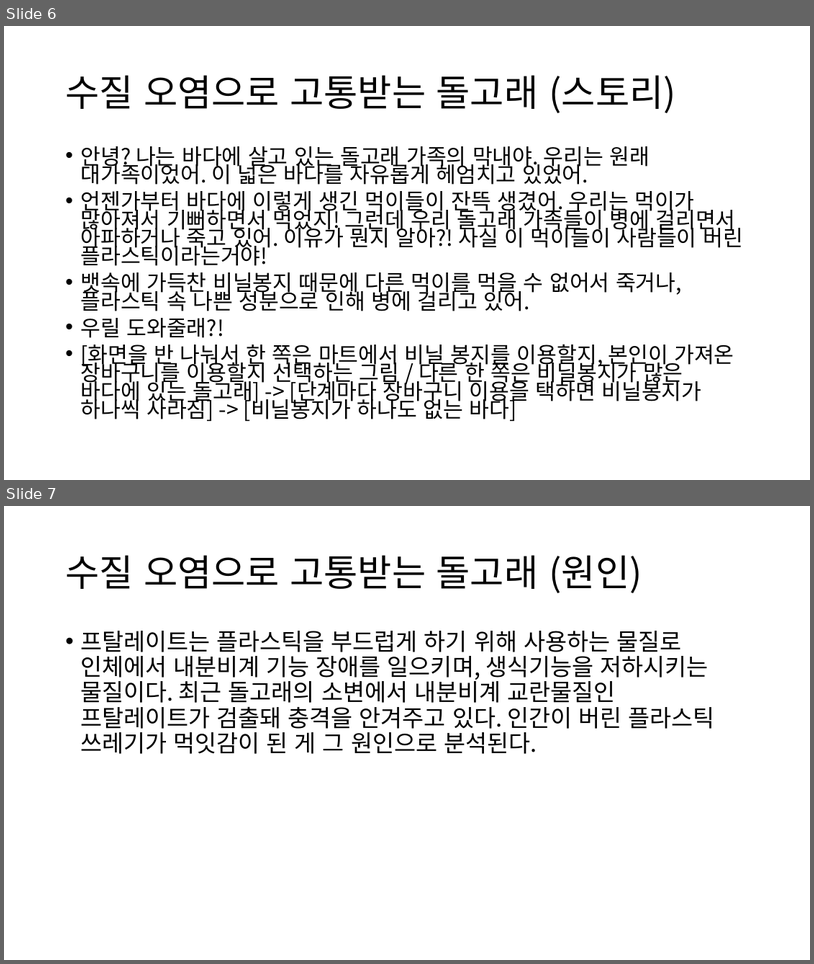
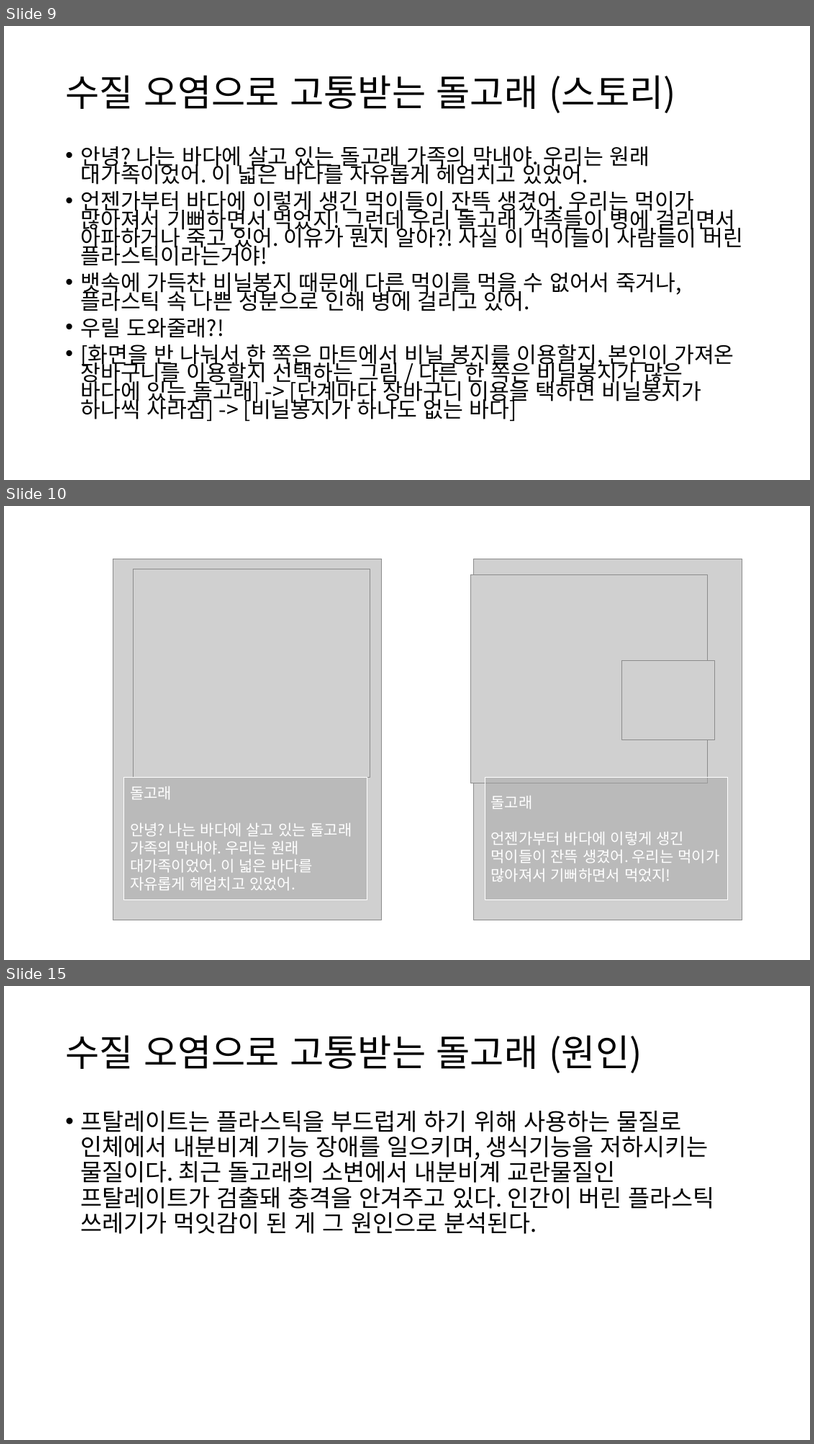
Before and after one commit to heo175/EcoCatProject, a slide deck: 동물 콘티2.pptx. Shown one above the other, each under a label of ours: slides 6 and 7 before the commit, slides 9, 10 and 15 after it; the slides between them are not shown. The pictures are 814x964 and 814x1444 pixels, drawn with LibreOffice and Linux fonts; fonts in the diff are those of the drawing; grey boxes stand for pictures. Boxes give left, top, right and bottom in pixels: in the first picture for what was removed or moved away, otherwise in the second. Text is boxed around its words. In the diff, an @@ line names an element or a change of style, - is before the commit and + after.

Commit message:
돌고래, 나무 콘티2 수정본

```diff
--- a/동물 콘티2.pptx
+++ b/동물 콘티2.pptx
@@ slide 10 added at (4,506,810,960), background #FFFFFF @@
@@ rectangle added at (113,559,381,907), outline #325491 1 pt @@
@@ picture added at (113,559,381,920) @@
@@ picture added at (133,569,370,777) @@
@@ rectangle added at (474,559,714,907), outline #325491 1 pt @@
@@ picture added at (474,559,743,920) @@
@@ picture added at (471,575,708,783) @@
@@ picture added at (622,660,715,739) @@
@@ rectangle added at (124,777,368,899), fill #A5A5A5 at 50% opacity, outline #FFFFFF 0.75 pt, 18 pt, text #FFFFFF @@
+돌고래
+안녕? 나는 바다에 살고 있는 돌고래 가족의 막내야. 우리는 원래 대가족이었어. 이 넓은 바다를 자유롭게 헤엄치고 있었어.
@@ rectangle added at (485,777,728,899), fill #A5A5A5 at 50% opacity, outline #FFFFFF 0.75 pt, 18 pt, text #FFFFFF @@
+돌고래
+언젠가부터 바다에 이렇게 생긴 먹이들이 잔뜩 생겼어. 우리는 먹이가 많아져서 기뻐하면서 먹었지!
@@ what was slide 6 is now slide 9 @@
@@ what was slide 7 is now slide 15 @@
```
Also in this commit, not shown: 1 slide changed, 6 other slides added.
